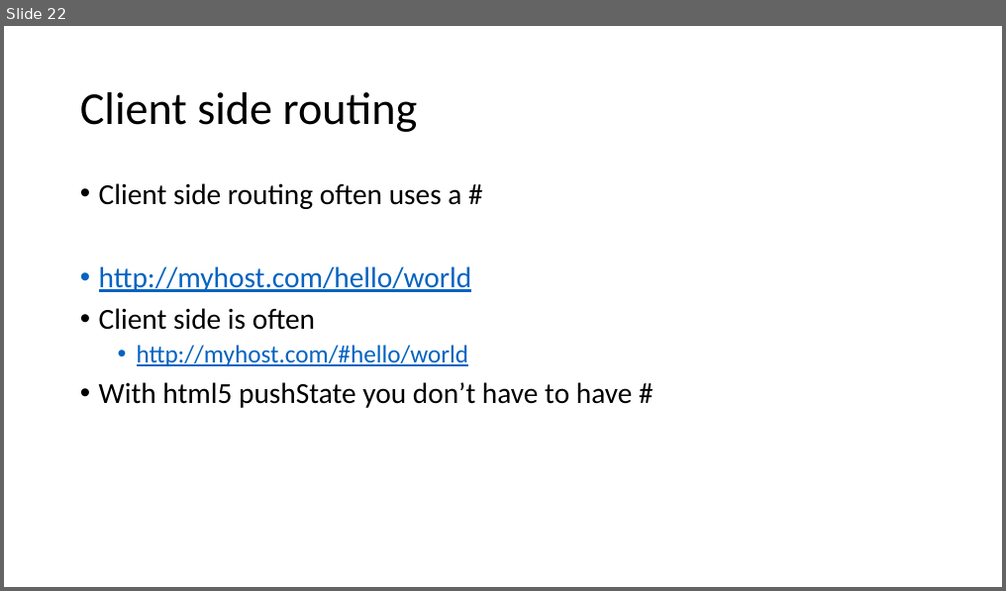
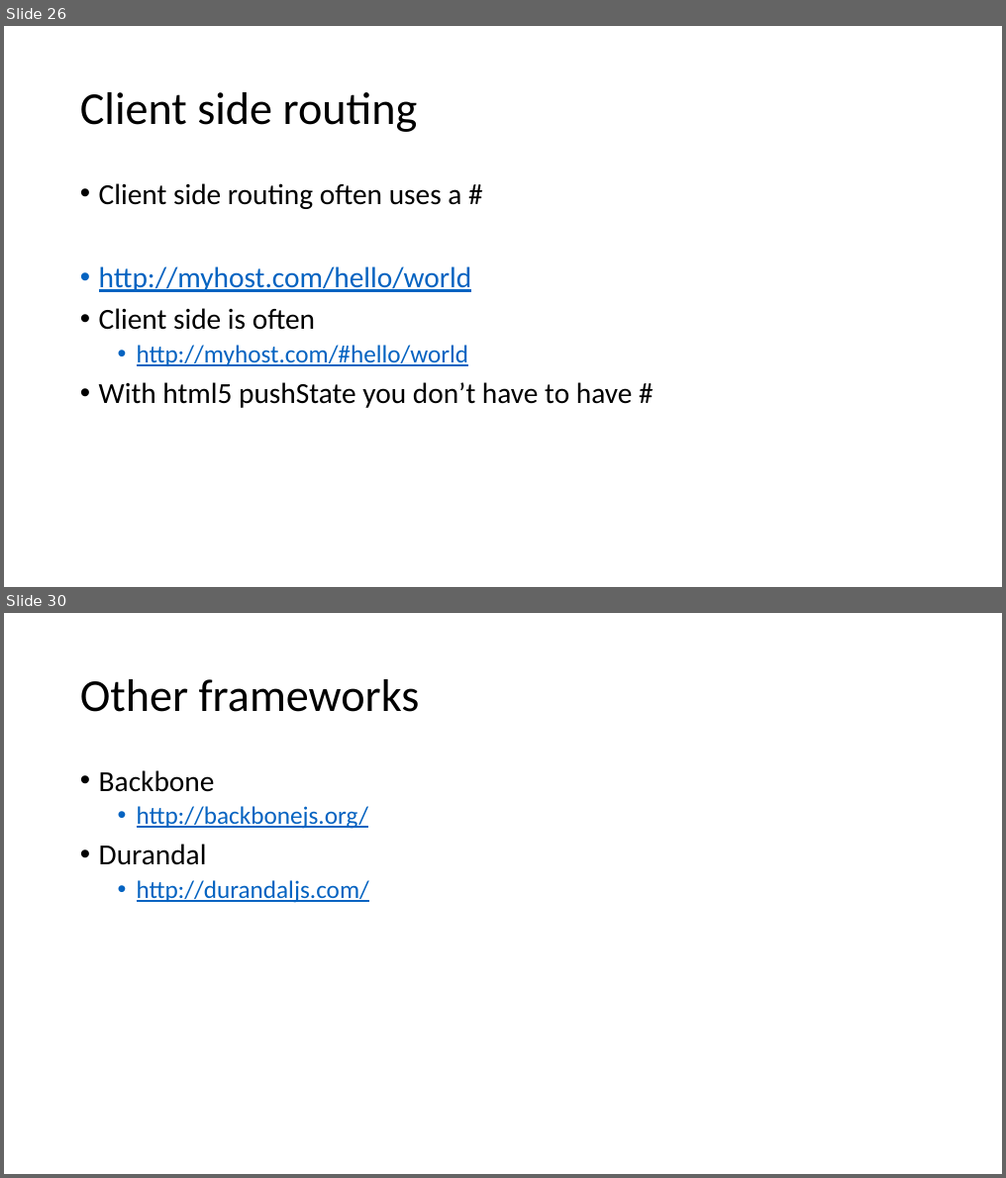
Before and after one commit to chadmichel/JavaScriptStuff, a slide deck: Java and You.pptx. Shown one above the other, each under a label of ours: slide 22 before the commit, slides 26 and 30 after it; the slides between them are not shown. The pictures are 1006x591 and 1006x1178 pixels, drawn with LibreOffice and Linux fonts; fonts in the diff are those of the drawing. Boxes give left, top, right and bottom in pixels: in the first picture for what was removed or moved away, otherwise in the second. Text is boxed around its words. In the diff, an @@ line names an element or a change of style, - is before the commit and + after.

```diff
--- a/Java and You.pptx
+++ b/Java and You.pptx
@@ slide 30 added at (4,613,1002,1174), background #FFFFFF @@
@@ title added at (80,679,420,712), 44 pt, text #000000 @@
+Other frameworks
@@ text added at (99,770,369,903), 24 pt, text #0563C1, underline @@
+• Backbone
+  • http://backbonejs.org/
+• Durandal
+  • http://durandaljs.com/
@@ what was slide 22 is now slide 26 @@
```
Also in this commit, not shown: 1 slide changed, 8 other slides added, 2 slides removed, 9 other files.
